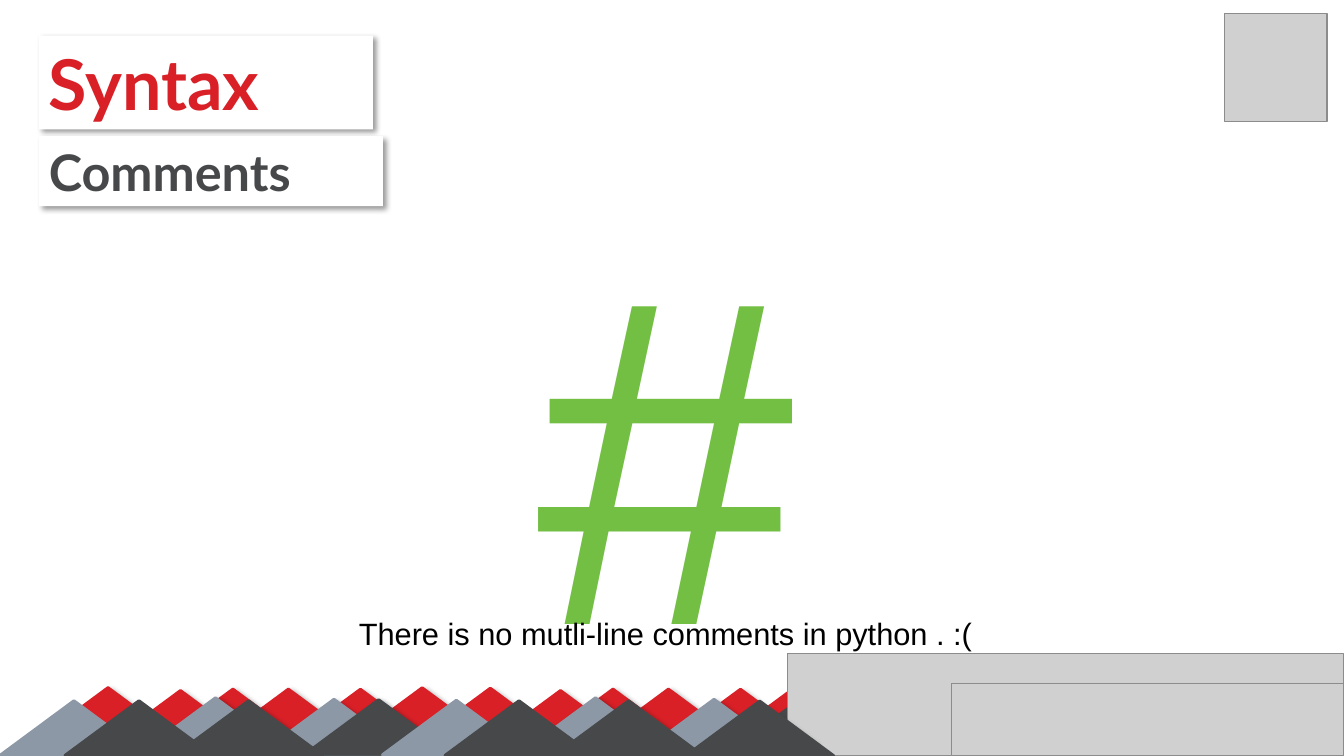
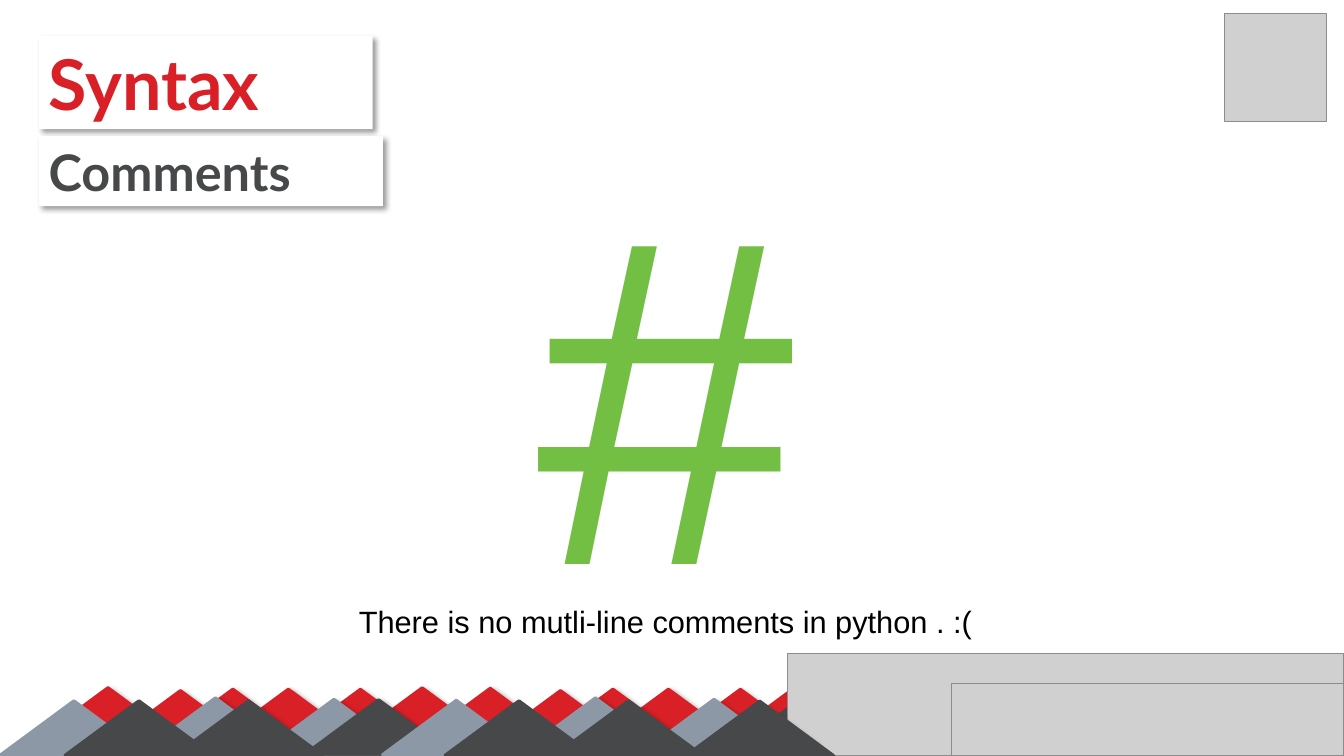
Before and after one commit to SalmaGira/machine-learning-workshop-Kvector, a slide deck: slide 10 of Sessions/Session 1/python-omar/python.pptx. Drawn at 1344x756 pixels with LibreOffice and Linux fonts; fonts in the diff are those of the drawing; grey boxes stand for pictures. Boxes give left, top, right and bottom in pixels: in the first picture for what was removed or moved away, otherwise in the second. Text is boxed around its words. In the diff, an @@ line names an element or a change of style, - is before the commit and + after.

```diff
--- a/Sessions/Session 1/python-omar/python.pptx
+++ b/Sessions/Session 1/python-omar/python.pptx
@@ text "#": place and size @@
-text "#" at <box>348,155,983,685</box>
+text "#" at <box>348,96,983,624</box>
@@ text "There is no mutli-line comments ...": place and size @@
-text "There is no mutli-line comments ..." at <box>359,620,927,650</box>
+text "There is no mutli-line comments ..." at <box>359,610,927,638</box>
```
Also in this commit, not shown: 7 other slides changed.
